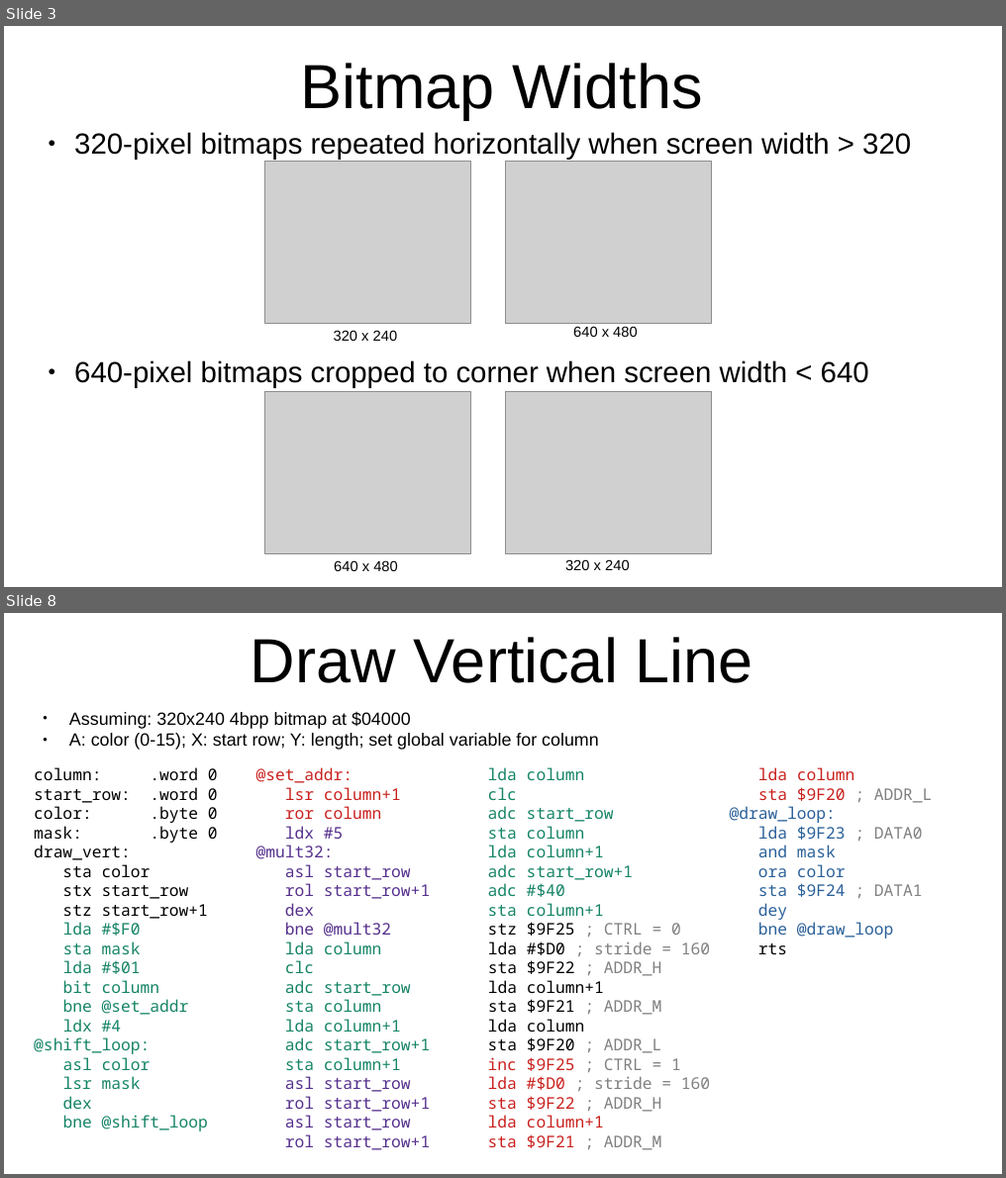
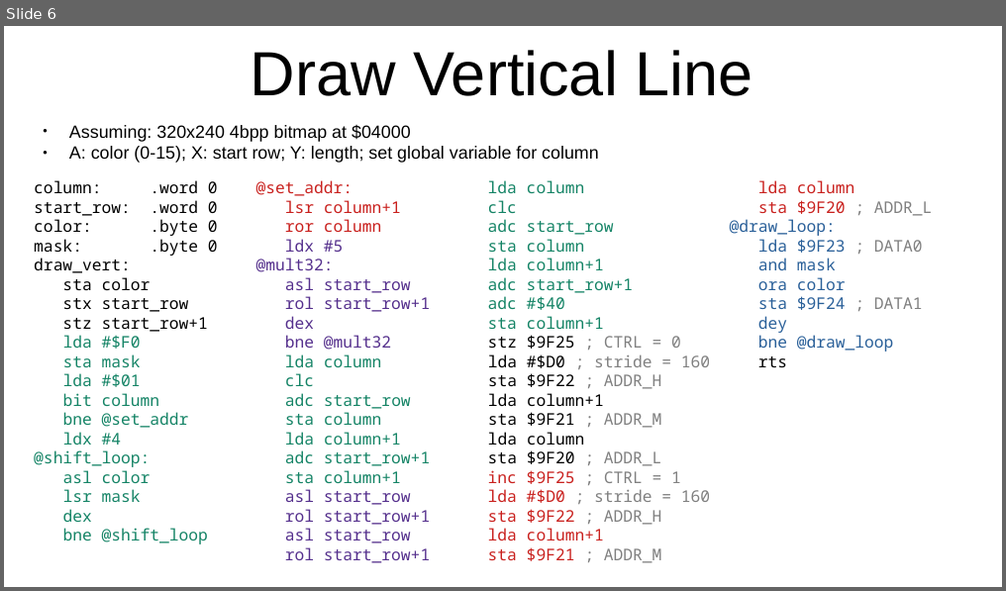
Before and after one commit to SlithyMatt/x16-assembly-tutorial, a slide deck: Lesson16/Lesson16.odp. Shown one above the other, each under a label of ours: slides 3 and 8 before the commit, slide 6 after it; the slides between them are not shown. The pictures are 1006x1178 and 1006x591 pixels, drawn with LibreOffice and Linux fonts; fonts in the diff are those of the drawing; grey boxes stand for pictures. Boxes give left, top, right and bottom in pixels: in the first picture for what was removed or moved away, otherwise in the second. Text is boxed around its words. In the diff, an @@ line names an element or a change of style, - is before the commit and + after.

```diff
--- a/Lesson16/Lesson16.odp
+++ b/Lesson16/Lesson16.odp
@@ slide 3 removed at box(4, 26, 1002, 587), background #FFFFFF @@
@@ title removed at box(301, 63, 702, 120) @@
-Bitmap Widths
@@ text removed at box(74, 132, 911, 388) @@
-● 320-pixel bitmaps repeated horizontally when screen width > 320
-● 640-pixel bitmaps cropped to corner when screen width < 640
@@ picture removed at box(264, 161, 470, 323) @@
@@ picture removed at box(506, 161, 712, 323) @@
@@ text removed at box(334, 330, 398, 341) @@
-320 x 240
@@ text removed at box(573, 326, 638, 337) @@
-640 x 480
@@ picture removed at box(264, 391, 470, 554) @@
@@ picture removed at box(506, 391, 712, 554) @@
@@ text removed at box(565, 560, 630, 570) @@
-320 x 240
@@ text removed at box(334, 561, 398, 571) @@
-640 x 480
@@ what was slide 8 is now slide 6 @@
```
Also in this commit, not shown: 1 slide changed, 5 slides added, 6 other slides removed.
